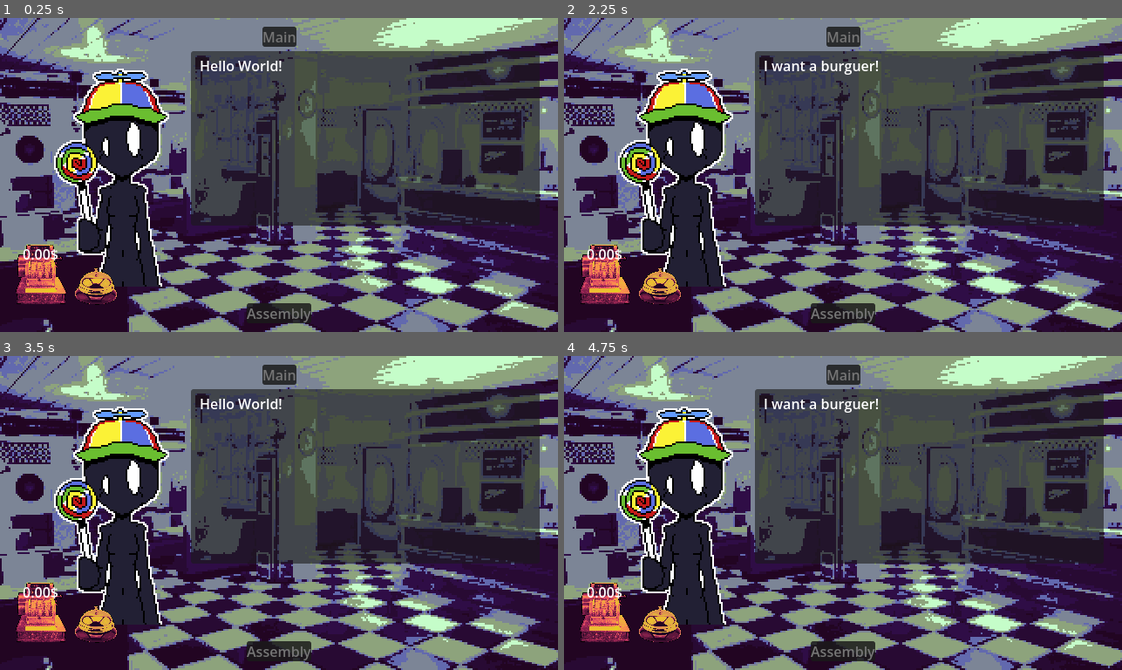
Above: before the commit, frames 1-4 (two rows, left to right).
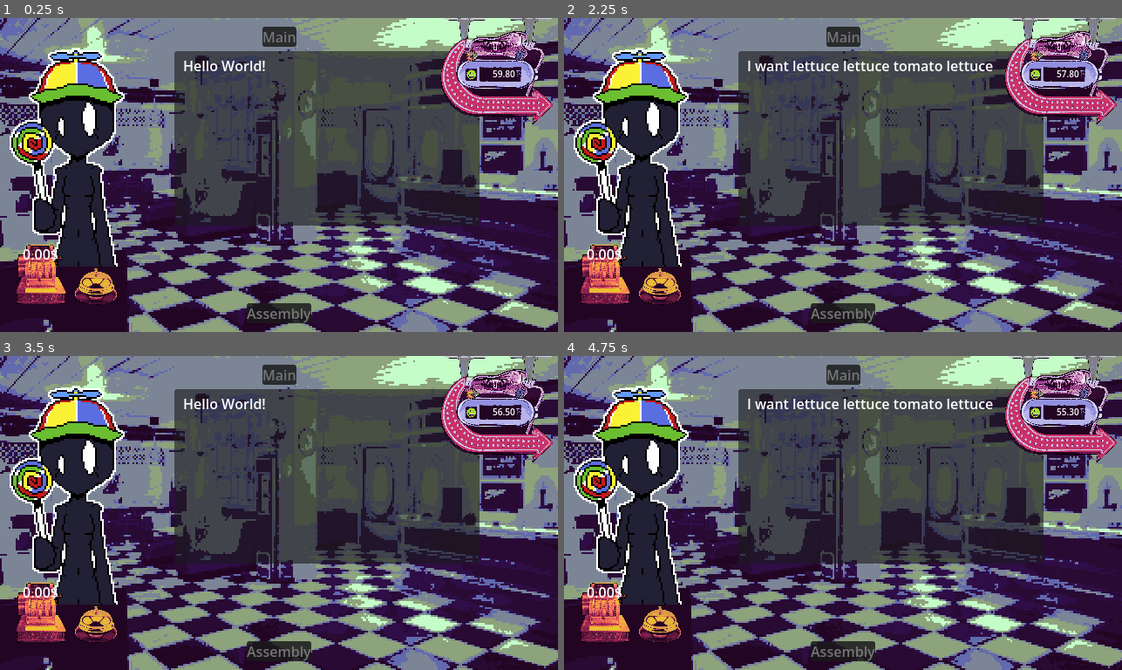
Above: after the commit, the same moments.

Repository: Ashiiru/the-worst-game-jam
Game: Godot game, scene res://Game/Scenes/game.tscn
Two runs of this game, one before a commit and one after it. Both use one fixed random seed, a clock stepped at 60 frames per second and the inputs below. The engine's default icon, where the game draws it, is replaced by a stand-in: a white triangle on a blue panel in a dark square.
Inputs (mouse positions are in pixels of both pictures, inside the frame that each line leads up to):
- Up to frame 1 (0.25 s): no input
- Up to frame 2 (2.25 s): click (926, 137) at 0.52 s; click (926, 137) at 1.27 s; click (926, 137) at 2.02 s
- Up to frame 3 (3.5 s): tap Enter at 2.75 s; move the mouse to (401, 497) at 2.77 s
- Up to frame 4 (4.75 s): move the mouse to (731, 528) at 3.52 s; tap Space at 4.25 s; move the mouse to (898, 443) at 4.27 s

The runs differ from the first frame. In frame 1, 20% of the frame differs, in the area x 1-100%, y 0-86%; in frame 2, 20%; in frame 3, 20%; in frame 4, 20%.

Commit message:
burger rating system and clock half implemented

Diff:
--- a/Client/Resources/test_client.tres
+++ b/Client/Resources/test_client.tres
@@ -2,6 +2,8 @@
 
 [ext_resource type="Script" uid="uid://dmrp27rksh8s1" path="res://Ingredient/Scripts/ingredient_res.gd" id="1_jdrky"]
 [ext_resource type="Script" uid="uid://coil2gln6wkbt" path="res://Client/Scripts/client_res.gd" id="2_gprsu"]
+[ext_resource type="Resource" uid="uid://eiiy8osg4lxs" path="res://Ingredient/Resources/lettuce.tres" id="2_wbark"]
+[ext_resource type="Resource" uid="uid://l30mj7v8h2hh" path="res://Ingredient/Resources/tomato.tres" id="3_e4f7x"]
 [ext_resource type="Texture2D" uid="uid://bckhpvamcai7l" path="res://Client/Sprites/silly_small.png" id="3_gprsu"]
 
 [resource]
@@ -9,7 +11,8 @@
 sprite = ExtResource("3_gprsu")
 name = "Silly V"
 species = 1
-dialogue = Array[String](["Hello World!", "I want a burguer!"])
+dialogue = Array[String](["Hello World!", "I want lettuce lettuce tomato lettuce"])
+order = Array[ExtResource("1_jdrky")]([ExtResource("2_wbark"), ExtResource("2_wbark"), ExtResource("3_e4f7x"), ExtResource("2_wbark")])
 patience = 60.0
 dialogue_perfect = "Perfect!!!"
 dialogue_good = "Good!"
--- a/Client/Scenes/Client.tscn
+++ b/Client/Scenes/Client.tscn
@@ -7,6 +7,5 @@
 script = ExtResource("1_nppyt")
 
 [node name="Sprite" type="Sprite2D" parent="." unique_id=108372022]
-position = Vector2(140, 180)
 scale = Vector2(2, 2)
 texture = ExtResource("2_icrag")
--- a/DialogueBox/Scenes/DialogueBox.tscn
+++ b/DialogueBox/Scenes/DialogueBox.tscn
@@ -3,7 +3,7 @@
 [ext_resource type="Script" uid="uid://2bau0ii0kegw" path="res://DialogueBox/Scripts/dialogue_box.gd" id="1_qbo1a"]
 
 [node name="DialogueBox" type="PanelContainer" unique_id=1237435382]
-custom_minimum_size = Vector2(400, 200)
+custom_minimum_size = Vector2(350, 200)
 offset_right = 1.0
 script = ExtResource("1_qbo1a")
 
--- a/Game/Scenes/game.tscn
+++ b/Game/Scenes/game.tscn
@@ -12,6 +12,7 @@
 [ext_resource type="PackedScene" uid="uid://dypumwf8iopct" path="res://Register/Scenes/Register.tscn" id="5_tsnoo"]
 [ext_resource type="PackedScene" uid="uid://dvg6wyyk2pxrm" path="res://OrderBell/Scenes/OrderBell.tscn" id="7_7bp3t"]
 [ext_resource type="PackedScene" uid="uid://dmbgx7ed2hr33" path="res://ScreenSwapper/Scenes/ScreenSwapper.tscn" id="8_f7b1t"]
+[ext_resource type="PackedScene" uid="uid://bhapfduxdbot8" path="res://GameTimer/Scenes/GameTimer.tscn" id="8_nuvqv"]
 
 [node name="Game" type="Node2D" unique_id=1152207749]
 script = ExtResource("1_hn7vc")
@@ -29,12 +30,13 @@
 texture = ExtResource("3_mye37")
 
 [node name="DialogueBox" parent="World" unique_id=1237435382 instance=ExtResource("4_s1wwj")]
-offset_left = 219.0
+offset_left = 200.0
 offset_top = 38.0
-offset_right = 619.0
+offset_right = 550.0001
 offset_bottom = 238.0
 
 [node name="Client" parent="World" unique_id=1362351619 instance=ExtResource("5_6vecx")]
+position = Vector2(89, 157)
 
 [node name="Register" parent="World" unique_id=1478358835 instance=ExtResource("5_tsnoo")]
 offset_left = 12.0
@@ -47,6 +49,16 @@
 offset_top = 286.0
 offset_right = 135.0
 offset_bottom = 336.0
+
+[node name="GameTimer" parent="World" unique_id=315946774 instance=ExtResource("8_nuvqv")]
+anchors_preset = 1
+anchor_left = 1.0
+anchor_right = 1.0
+offset_left = -135.0
+offset_top = -5.0
+offset_right = -5.0
+offset_bottom = 122.0
+grow_horizontal = 0
 
 [node name="Burger" parent="World" unique_id=1648165308 instance=ExtResource("2_8se0m")]
 modulate = Color(1, 0.33333337, 0, 1)
--- a/Game/Scripts/game.gd
+++ b/Game/Scripts/game.gd
@@ -4,6 +4,8 @@
 @onready var world: CanvasLayer = $World
 
 @onready var game_camera: GameCamera = $World/GameCamera
+@onready var game_timer: GameTimer = $World/GameTimer
+
 @onready var screen_swapper_main: ScreenSwapper = $HUD/ScreenSwapperMain
 @onready var screen_swapper_assembly: ScreenSwapper = $HUD/ScreenSwapperAssembly
 
@@ -21,6 +23,13 @@
 var cash : float = 0.0
 var selected_ingredient : Ingredient = null
 
+var day_time : float = 120.0
+var client_patience : float = 0.0
+
+var max_errors : int = 2
+
+var day_timer : float = 0.0
+
 
 func _ready() -> void:
 	screen_swapper_main.selected.connect(_on_screen_swapper_selected)
@@ -32,14 +41,23 @@
 	ingredient_container.selected.connect(_on_ingredient_selected)
 	ingredient_container_2.selected.connect(_on_ingredient_selected)
 
+	begin_day()
 	add_client()
+	begin_order()
+
+func begin_day() -> void:
+	game_timer.start_day_timer(day_time)
+
+
+func begin_order() -> void:
+	add_client()
+	display_client_dialogue()
+	start_client_timer()
 
 
 func add_client() -> void:
 	#TODO: missing code to pick out a random client
 	client.update_resource(preload("res://Client/Resources/test_client.tres"))
-	#TODO: adding needs to place it in the right layer
-	display_client_dialogue()
 
 
 func display_client_dialogue() -> void:
@@ -47,9 +65,15 @@
 	dialogue_box.store_dialogue(client.client_resource.dialogue)
 
 
+func start_client_timer() -> void:
+	#TODO: calculate initial client patience and start timer with that value
+	client_patience = client.client_resource.patience
+	game_timer.start_client_timer(client_patience)
+	pass
+
+
 func _on_screen_swapper_selected(location : String) -> void:
 	var new_location : Vector2 = game_camera.positions.get(location)
-	print(new_location)
 	if new_location != null:
 		game_camera.move_to(new_location)
 
@@ -59,9 +83,55 @@
 	register.set_cash(cash)
 
 
+#returns the order's score and the max score it could have been worth
+func rate_order() -> Vector2:
+	var objective : Array[IngredientRes] = client.client_resource.order.duplicate()
+	var construction : Array[IngredientRes] = burger.ingredients.duplicate()
+	var perfect_score : float = objective.size() * 2.0
+	var score : float = 0.0
+
+	var remaining_objective : Dictionary
+	var remaining_construction : Dictionary
+	var correct : bool = false
+
+	var errors : int = 0
+
+	#rate matching ingredients and double points for order accuracy
+	for i in range(max(len(objective), len(construction))):
+		correct = false
+		if i < len(objective) and i < len(construction) and objective[i] == construction[i]:
+			correct = true
+			score += 2
+		if not correct and i < len(objective):
+			var o_name : String = objective[i].name
+			remaining_objective[o_name] = remaining_objective.get(o_name, 0) + 1
+		if not correct and  i < len(construction):
+			var c_name : String = construction[i].name
+			remaining_construction[c_name] = remaining_construction.get(c_name, 0) + 1
+
+	for k in remaining_objective.keys():
+		var difference : float = abs(remaining_objective.get(k) - remaining_construction.get(k, 0))
+		score += min(remaining_objective.get(k), remaining_construction.get(k, 0))
+		errors += int(difference)
+
+	#too many missed or extra ingredients results in instant fail
+	if errors > max_errors:
+		return Vector2(0, perfect_score)
+
+	#rate time, if more than half the time is taken the score is penalized
+	var curr_time : float = game_timer.client_timer.time_left
+	if curr_time < client_patience / 2.0:
+		score = score * curr_time / client_patience
+		print("time penalty " + str(curr_time/client_patience))
+
+	return Vector2(score, perfect_score)
+
+
 func _on_order_bell_selected() -> void:
-	#TODO rate order based on burger contents and timer left
-	pass
+	#TODO only submit order if there is a burger built and if client is ordering
+	#TODO award player money and call next client
+	print(rate_order())
+	burger.ingredients.clear()
 
 
 func select_ingredient(ingredientres : IngredientRes) -> void:
--- /dev/null
+++ b/GameTimer/Scenes/GameTimer.tscn
@@ -0,0 +1,54 @@
+[gd_scene format=3 uid="uid://bhapfduxdbot8"]
+
+[ext_resource type="Script" uid="uid://dlpm7ox6ng3vx" path="res://GameTimer/Scripts/game_timer.gd" id="1_4nn05"]
+[ext_resource type="Texture2D" uid="uid://3uufokukf3lw" path="res://GameTimer/Sprites/clock.png" id="2_3nr6y"]
+[ext_resource type="Texture2D" uid="uid://b1ffqrshctfeq" path="res://GameTimer/Sprites/faces.png" id="3_mh8jq"]
+[ext_resource type="Texture2D" uid="uid://denqib0w1qe5q" path="res://GameTimer/Sprites/ufo.png" id="4_xpah0"]
+
+[node name="GameTimer" type="PanelContainer" unique_id=315946774]
+self_modulate = Color(1, 1, 1, 0)
+custom_minimum_size = Vector2(125, 100)
+offset_right = 130.0
+offset_bottom = 127.0
+script = ExtResource("1_4nn05")
+
+[node name="Body" type="Sprite2D" parent="." unique_id=494241991]
+scale = Vector2(0.125, 0.125)
+texture = ExtResource("2_3nr6y")
+centered = false
+
+[node name="Face" type="Sprite2D" parent="." unique_id=42267958]
+position = Vector2(36, 70)
+scale = Vector2(0.25277773, 0.25277773)
+texture = ExtResource("3_mh8jq")
+hframes = 3
+
+[node name="Ship" type="Sprite2D" parent="." unique_id=27714281]
+position = Vector2(30, 45.195)
+scale = Vector2(0.025, 0.025)
+texture = ExtResource("4_xpah0")
+centered = false
+
+[node name="MarginContainer" type="MarginContainer" parent="." unique_id=1338131222]
+layout_mode = 2
+theme_override_constants/margin_left = 45
+theme_override_constants/margin_top = 61
+theme_override_constants/margin_right = 44
+theme_override_constants/margin_bottom = 49
+
+[node name="Text" type="RichTextLabel" parent="MarginContainer" unique_id=273438129]
+layout_mode = 2
+theme_override_font_sizes/normal_font_size = 10
+bbcode_enabled = true
+text = "120.45"
+horizontal_alignment = 2
+vertical_alignment = 1
+
+[node name="ClientTimer" type="Timer" parent="." unique_id=926553483]
+one_shot = true
+
+[node name="DayTimer" type="Timer" parent="." unique_id=1851013745]
+one_shot = true
+
+[connection signal="timeout" from="ClientTimer" to="." method="_on_client_timer_timeout"]
+[connection signal="timeout" from="DayTimer" to="." method="_on_day_timer_timeout"]
--- /dev/null
+++ b/GameTimer/Scripts/game_timer.gd
@@ -0,0 +1,52 @@
+class_name GameTimer
+extends PanelContainer
+
+signal client_timeout
+signal day_timeout
+
+@onready var face: Sprite2D = $Face
+@onready var ship: Sprite2D = $Ship
+
+@onready var text: RichTextLabel = $MarginContainer/Text
+
+@onready var client_timer: Timer = $ClientTimer
+@onready var day_timer: Timer = $DayTimer
+
+const ship_start : float = 31.0
+const ship_end : float = 83.0
+
+var max_client_timer : float
+var max_day_timer : float
+
+func _process(_delta: float) -> void:
+	var client_time_left : float = client_timer.time_left
+	if client_time_left > 0.0:
+		text.text = str(snapped(client_time_left, .1)) + "0"
+		if client_time_left > max_client_timer / 2:
+			face.frame = 0
+		elif client_time_left > max_client_timer / 4:
+			face.frame = 1
+		else:
+			face.frame = 2
+
+	var day_time_left : float = day_timer.time_left
+	if day_time_left > 0.0:
+		ship.position.x = (day_time_left * (ship_start - ship_end) / max_day_timer) + ship_end
+
+
+func start_day_timer(time : float) -> void:
+	max_day_timer = time
+	day_timer.start(max_day_timer)
+
+func start_client_timer(time : float) -> void:
+	max_client_timer = time
+	client_timer.start(max_client_timer)
+	face.visible = true
+
+func _on_client_timer_timeout() -> void:
+	client_timeout.emit()
+	face.visible = false
+	text.text = "0.00"
+
+func _on_day_timer_timeout() -> void:
+	day_timeout.emit()
--- a/Ingredient/Scripts/burger.gd
+++ b/Ingredient/Scripts/burger.gd
@@ -13,12 +13,9 @@
 
 func add_ingredient(ingredient : IngredientRes) -> void:
 	ingredients.append(ingredient)
-	print_ingredients()
 
 func pop_ingredient() -> IngredientRes:
-	print_ingredients()
 	return ingredients.pop_back()
 
 func _on_button_pressed() -> void:
-	print("burger pressed")
 	selected.emit()
--- a/Ingredient/Scripts/ingredient_container.gd
+++ b/Ingredient/Scripts/ingredient_container.gd
@@ -6,5 +6,4 @@
 @export var ingredient : IngredientRes
 
 func _on_button_pressed() -> void:
-	print("ingredient_pressed")
 	selected.emit(ingredient)
Not shown, added: GameTimer/Scripts/game_timer.gd.uid
Binary file added: GameTimer/Sprites/clock.png
Not shown, added: GameTimer/Sprites/clock.png.import
Binary file added: GameTimer/Sprites/faces.png
Not shown, added: GameTimer/Sprites/faces.png.import
Binary file added: GameTimer/Sprites/ufo.png
Not shown, added: GameTimer/Sprites/ufo.png.import
